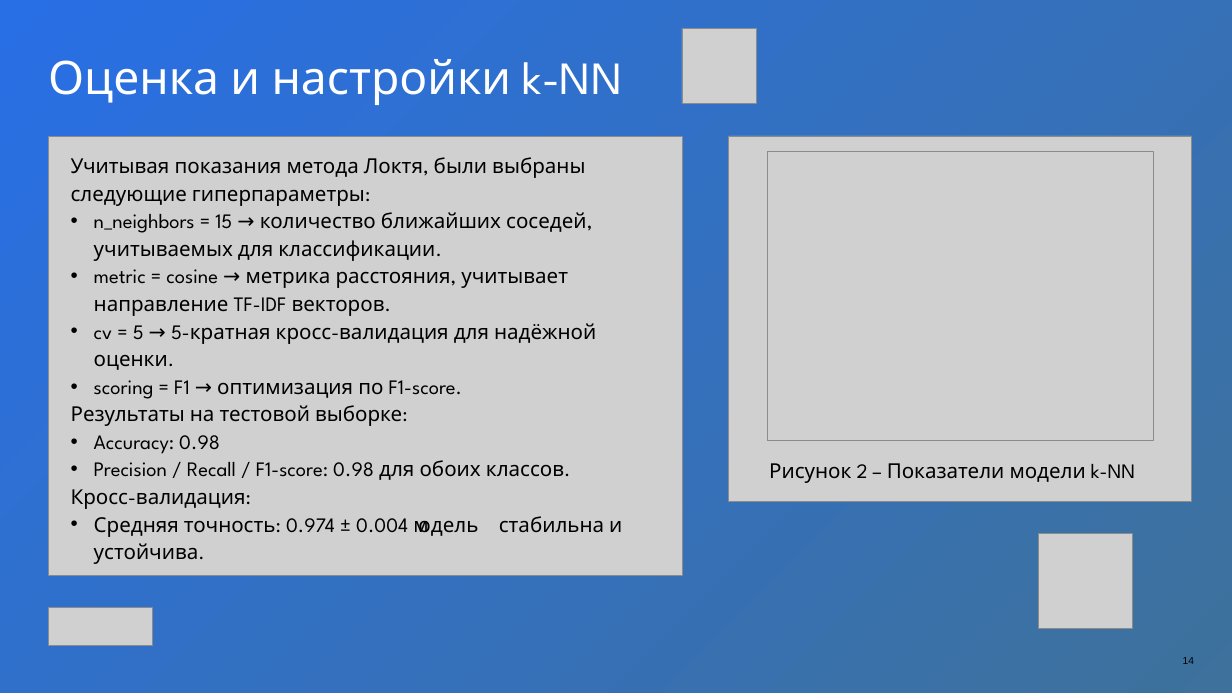
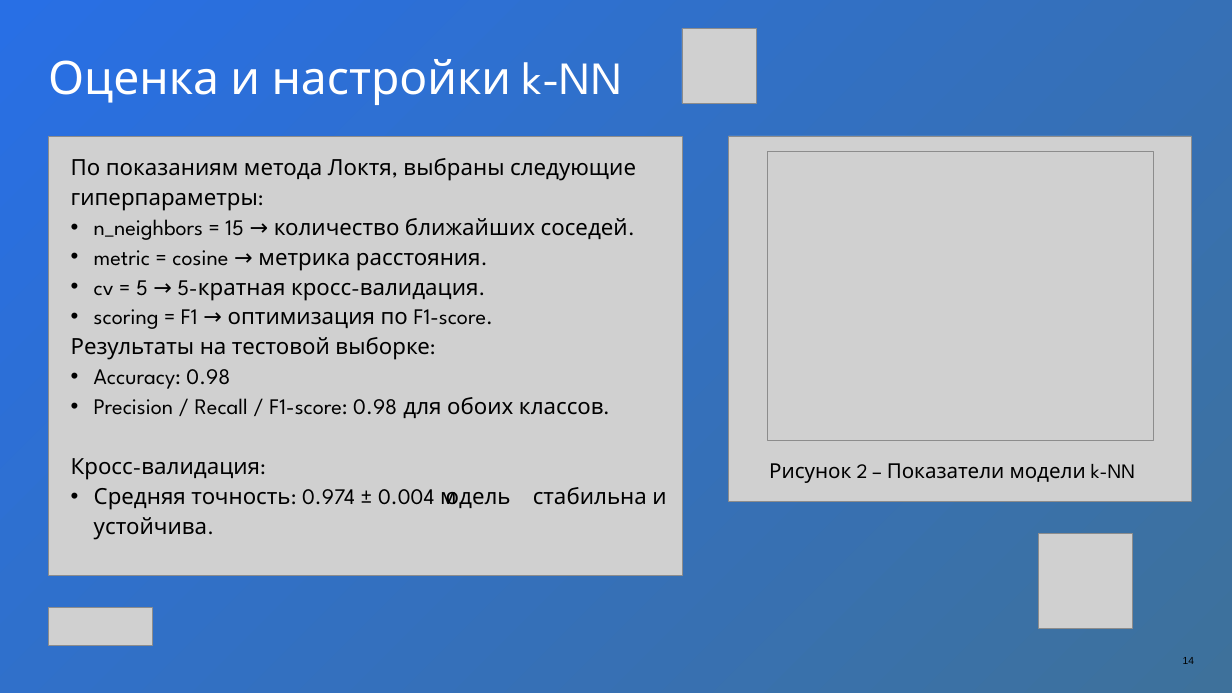
Before and after one commit to tmwsw/me5, a slide deck: slide 14 of Презентация курсовая Марин Виктор ИСП-21.pptx. Drawn at 1232x693 pixels with LibreOffice and Linux fonts; fonts in the diff are those of the drawing; grey boxes stand for pictures. Boxes give left, top, right and bottom in pixels: in the first picture for what was removed or moved away, otherwise in the second. Text is boxed around its words. In the diff, an @@ line names an element or a change of style, - is before the commit and + after.

```diff
--- a/Презентация курсовая Марин Виктор ИСП-21.pptx
+++ b/Презентация курсовая Марин Виктор ИСП-21.pptx
@@ text at box(71, 158, 636, 300): text changed; size 24 to 26 pt @@
-Учитывая показания метода Локтя, были выбраны следующие гиперпараметры:
-• n_neighbors = 15 → количество ближайших соседей, учитываемых для классификации.
-• metric = cosine → метрика расстояния, учитывает направление TF-IDF векторов.
-• cv = 5 → 5-кратная кросс-валидация для надёжной оценки.
+По показаниям метода Локтя, выбраны следующие гиперпараметры:
+• n_neighbors = 15 → количество ближайших соседей.
+• metric = cosine → метрика расстояния.
+• cv = 5 → 5-кратная кросс-валидация.
@@ text at box(71, 309, 666, 539): size 24 to 26 pt in "scoring = F1 → оптимизация по F1-score.", "Результаты на тестовой выборке:", "Accuracy: 0.98", "Precision / Recall / F1-score: 0.98 для ..." and 2 more places @@
```
Also in this commit, not shown: 4 other slides changed, 3 other files.
